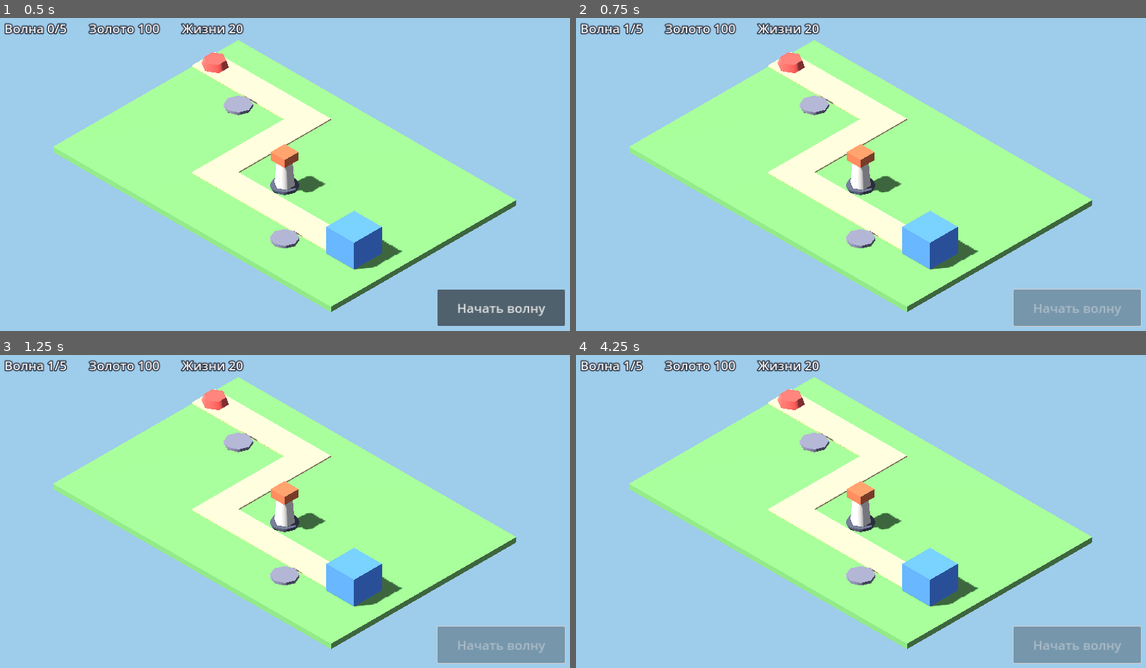
Above: before the commit, frames 1-4 (two rows, left to right).
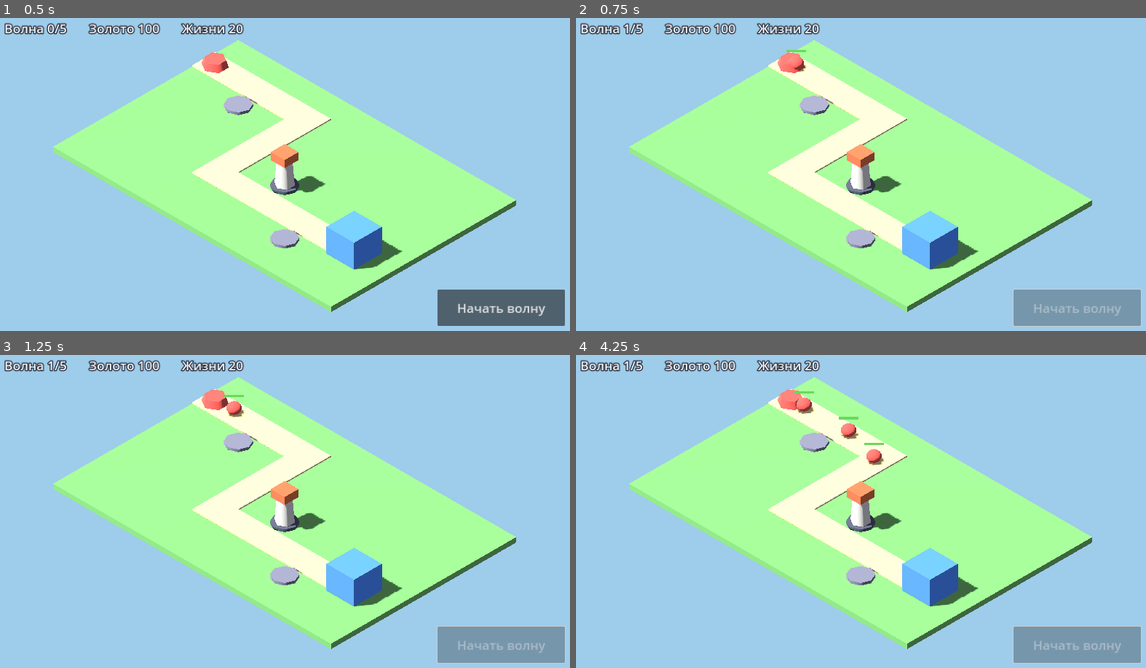
Above: after the commit, the same moments.

Repository: glebanya13/tinyguard
Game: Godot game, scene res://scenes/main.tscn
Two runs of this game, one before a commit and one after it. Both use one fixed random seed, a clock stepped at 60 frames per second and the inputs below.
Inputs (mouse positions are in pixels of both pictures, inside the frame that each line leads up to):
- Up to frame 1 (0.5 s): no input
- Up to frame 2 (0.75 s): click "Начать волну" at 0.5 s
- Up to frame 3 (1.25 s): no input
- Up to frame 4 (4.25 s): move the mouse to (986, 492) at 1.27 s; click (986, 492) at 1.42 s; move the mouse to (747, 527) at 2.02 s; click (747, 527) at 2.17 s; move the mouse to (918, 439) at 2.77 s; click (918, 439) at 2.92 s; move the mouse to (832, 577) at 3.52 s; click (832, 577) at 3.67 s

Frame 1 is identical in both runs. In frame 2, less than 0.1% of the frame differs, in the area x 36-41%, y 10-18%; in frame 3, 0.2%; in frame 4, 0.5%, in the area x 38-55%, y 11-36%.
Error before the commit: Cannot call method 'add_child' on a null value. (res://scripts/wave_manager.gd:88)

Commit message:
Fix null node references found by running in Godot 4.3
Running the project headless in Godot 4.3 showed WaveManager.enemy_path,
BuildManager.game_state and BuildManager.camera were null: main.tscn set
them as NodePath(...) without listing them in the node's node_paths, so
no enemy ever spawned.

- main.tscn: add node_paths=PackedStringArray(...) to both nodes.
- validate_project.py: flag NodePath-valued properties missing from
  node_paths (it reports the three cases on the previous commit).
- Add icon.svg.import generated by the first import.
- Roadmap and technical design: record the engine run results (50
  automated gameplay checks and a natural-defeat scenario pass) and what
  still needs a visual run and an Android device.

Co-Authored-By: Claude Opus 5.5 <noreply@anthropic.com>
Claude-Session: https://claude.ai/code/session_01Jn6C1T23zeB4fAt7EFLmDy

Diff:
--- a/scenes/main.tscn
+++ b/scenes/main.tscn
@@ -132,13 +132,13 @@
 [node name="GameState" type="Node" parent="."]
 script = ExtResource("4_game_state")
 
-[node name="WaveManager" type="Node" parent="."]
+[node name="WaveManager" type="Node" parent="." node_paths=PackedStringArray("enemy_path")]
 script = ExtResource("5_wave_manager")
 config = ExtResource("6_waves")
 enemy_scene = ExtResource("7_enemy")
 enemy_path = NodePath("../Level/EnemyPath")
 
-[node name="BuildManager" type="Node" parent="."]
+[node name="BuildManager" type="Node" parent="." node_paths=PackedStringArray("game_state", "camera")]
 script = ExtResource("9_build_manager")
 tower_data = ExtResource("10_tower_archer")
 game_state = NodePath("../GameState")
Not shown, added: icon.svg.import
Not shown, changed: docs/ROADMAP.md
Not shown, changed: docs/TECHNICAL_DESIGN.md
Not shown, changed: tools/validate_project.py
